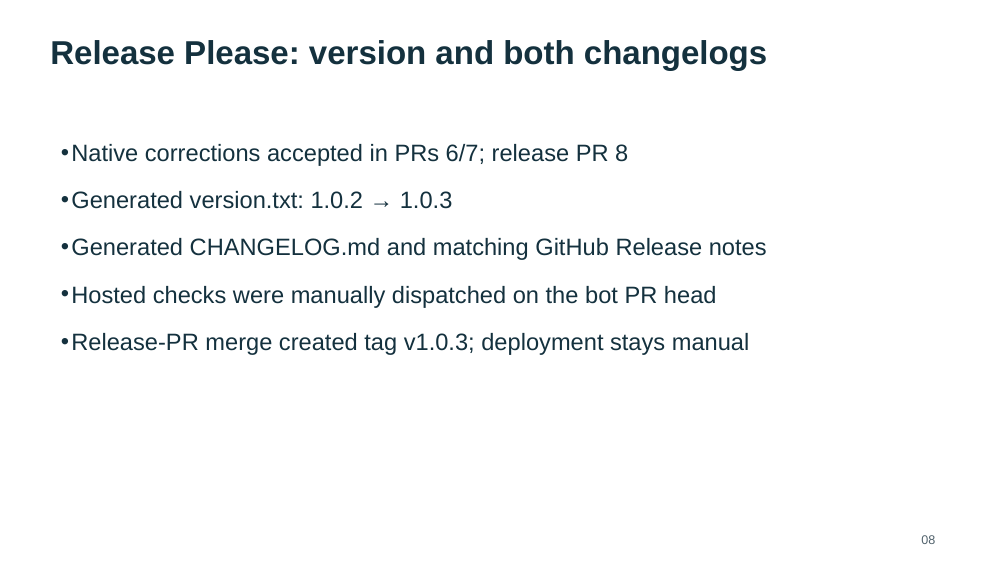
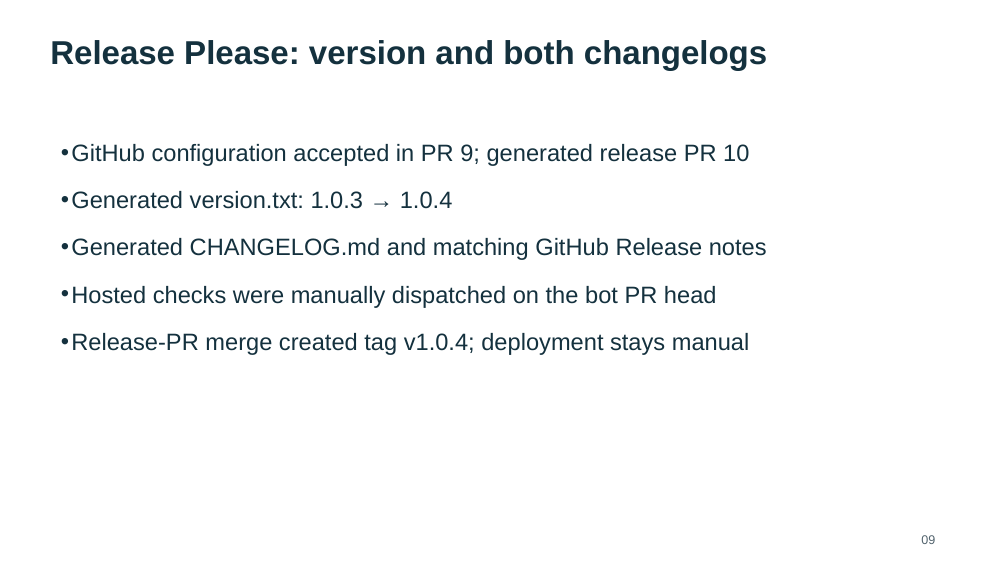
Before and after one commit to rstyczynski/APEX_CICD, a slide deck: slide 9 of progress/E.3/sprint_E.3_increment_demo.pptx (slide 8 before the commit). Drawn at 1008x567 pixels with LibreOffice and Linux fonts; fonts in the diff are those of the drawing. Boxes give left, top, right and bottom in pixels: in the first picture for what was removed or moved away, otherwise in the second. Text is boxed around its words. In the diff, an @@ line names an element or a change of style, - is before the commit and + after.

```diff
--- a/progress/E.3/sprint_E.3_increment_demo.pptx
+++ b/progress/E.3/sprint_E.3_increment_demo.pptx
@@ text at bbox=[71, 144, 749, 209]: text changed @@
-• Native corrections accepted in PRs 6/7; release PR 8
-• Generated version.txt: 1.0.2 → 1.0.3
+• GitHub configuration accepted in PR 9; generated release PR 10
+• Generated version.txt: 1.0.3 → 1.0.4
@@ text at bbox=[71, 333, 750, 355]: text changed @@
-• Release-PR merge created tag v1.0.3; deployment stays manual
+• Release-PR merge created tag v1.0.4; deployment stays manual
```
Also in this commit, not shown: 10 other slides changed, 1 slide added, 55 other files.
